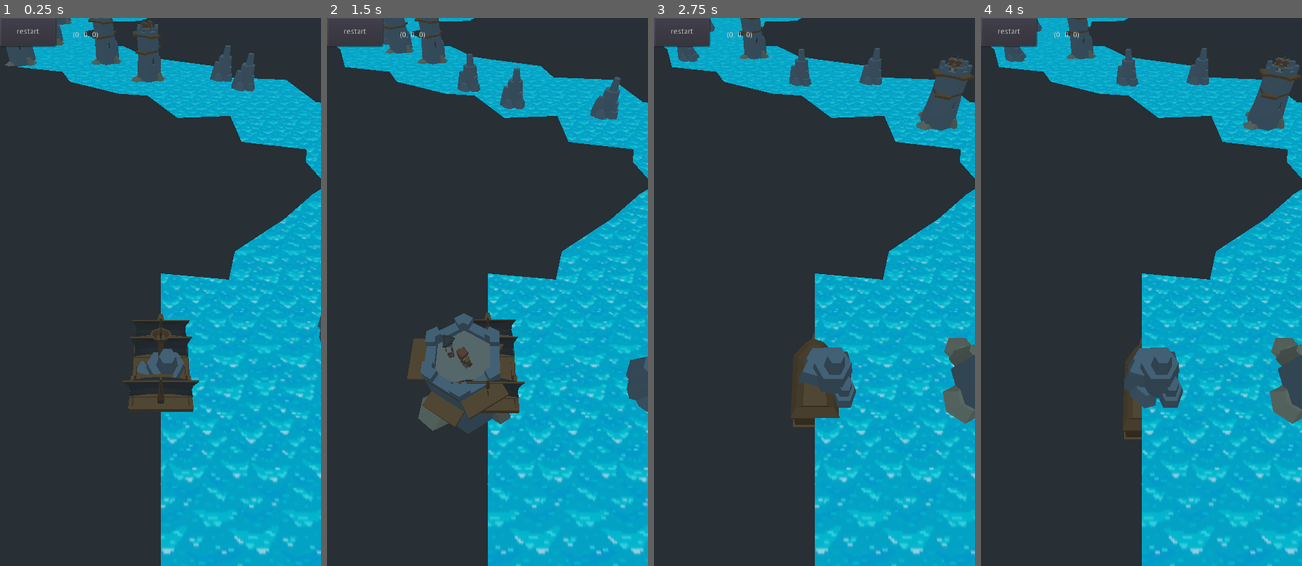
Above: before the commit, frames 1-4 (left to right).
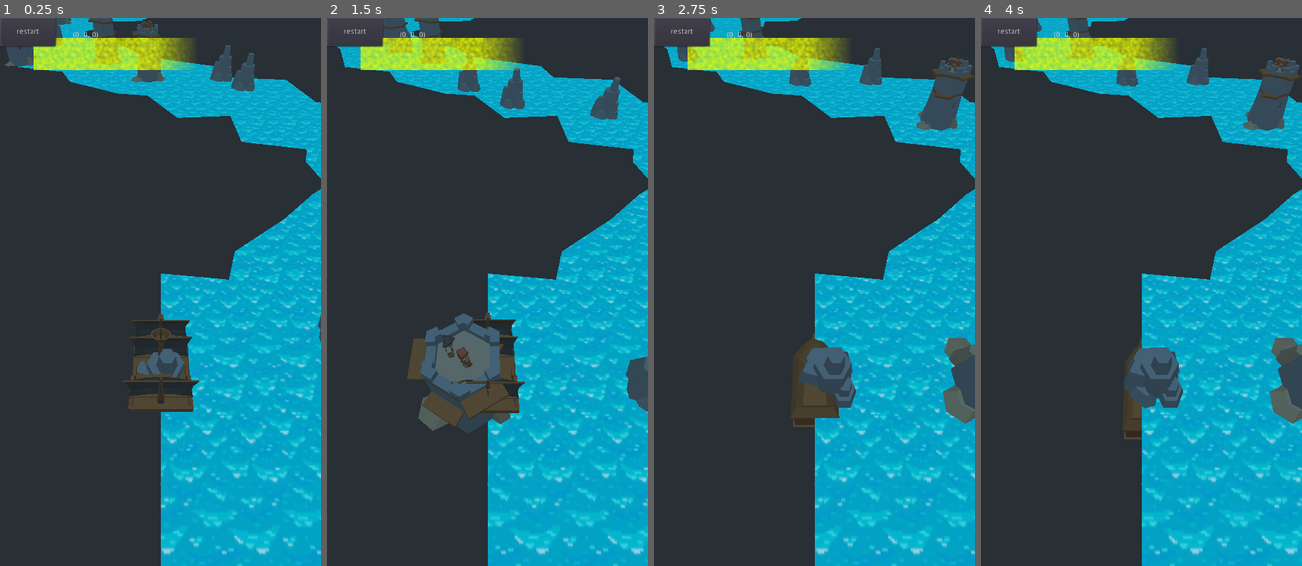
Above: after the commit, the same moments.

Repository: meabefir/Shippy
Game: Godot game, scene res://scenes/MainStage.tscn
Same seed, same stepped clock (60 frames per second), same inputs: the game is played once before the commit and once after it.
Inputs (mouse positions are in pixels of both pictures, inside the frame that each line leads up to):
- Up to frame 1 (0.25 s): no input
- Up to frame 2 (1.5 s): click "restart" at 0.5 s; click "restart" at 1.25 s
- Up to frame 3 (2.75 s): click "restart" at 2 s
- Up to frame 4 (4 s): move the mouse to (1212, 264) at 2.77 s; hold D (right) 2.78-3.53 s; tap Space (shoot) at 2.85, 3.6 s; click (1212, 264) at 2.92 s; move the mouse to (1077, 319) at 3.52 s; hold A (left) from 3.53 s (still down)

The runs differ from the first frame. In frame 1, 2.8% of the frame differs, in the area x 10-61%, y 3-10%; in frame 2, 2.8%; in frame 3, 2.8%; in frame 4, 2.8%.

Commit message:
rush bar and radial minigame tweaks

Diff:
--- a/scenes/gameplay/Boat.gd
+++ b/scenes/gameplay/Boat.gd
@@ -33,6 +33,7 @@
 onready var animationPlayer = $"%AnimationPlayer"
 
 onready var radialMinigame = $"%RadialMinigame"
+onready var rushBar = $"%RushBar"
 
 func setState(new_state):
 	currentState = new_state
--- a/scenes/gameplay/Boat.tscn
+++ b/scenes/gameplay/Boat.tscn
@@ -7,6 +7,8 @@
 [ext_resource path="res://assets/models/pirate_captain.obj" type="ArrayMesh" id=5]
 [ext_resource path="res://scenes/gameplay/shaderTargetingMinigameRadial.gdshader" type="Shader" id=6]
 [ext_resource path="res://scenes/gameplay/RadialMinigame.gd" type="Script" id=7]
+[ext_resource path="res://scenes/gameplay/RushBar.gd" type="Script" id=8]
+[ext_resource path="res://scenes/gameplay/shaderMatRushBar.tres" type="Material" id=9]
 
 [sub_resource type="CapsuleShape" id=1]
 radius = 7.0
@@ -93,10 +95,12 @@
 
 [sub_resource type="ShaderMaterial" id=5]
 shader = ExtResource( 6 )
+shader_param/u_backgroundColor = Color( 1, 1, 0, 1 )
+shader_param/u_targetColor = Color( 0, 0, 1, 1 )
 shader_param/u_pin = 0.538
 shader_param/u_pinMargin = 0.01
-shader_param/u_target = 0.951
-shader_param/u_targetMargin = 0.126
+shader_param/u_target = 0.342
+shader_param/u_targetMargin = 0.347
 
 [node name="boat" type="Spatial" groups=["boat"]]
 script = ExtResource( 2 )
@@ -161,7 +165,7 @@
 anchor_right = 1.0
 anchor_bottom = 1.0
 
-[node name="Control" type="Control" parent="CanvasLayer/Control/VBoxContainer"]
+[node name="_" type="Control" parent="CanvasLayer/Control/VBoxContainer"]
 margin_right = 600.0
 margin_bottom = 615.0
 size_flags_vertical = 3
@@ -173,7 +177,7 @@
 margin_bottom = 927.0
 size_flags_vertical = 3
 
-[node name="Control" type="Control" parent="CanvasLayer/Control/VBoxContainer/HBoxContainer"]
+[node name="_" type="Control" parent="CanvasLayer/Control/VBoxContainer/HBoxContainer"]
 margin_right = 68.0
 margin_bottom = 308.0
 size_flags_horizontal = 3
@@ -189,18 +193,32 @@
 size_flags_vertical = 3
 script = ExtResource( 7 )
 
-[node name="Control2" type="Control" parent="CanvasLayer/Control/VBoxContainer/HBoxContainer"]
+[node name="_2" type="Control" parent="CanvasLayer/Control/VBoxContainer/HBoxContainer"]
 margin_left = 531.0
 margin_right = 600.0
 margin_bottom = 308.0
 size_flags_horizontal = 3
 size_flags_stretch_ratio = 0.15
 
-[node name="Control2" type="Control" parent="CanvasLayer/Control/VBoxContainer"]
+[node name="_2" type="Control" parent="CanvasLayer/Control/VBoxContainer"]
 margin_top = 931.0
 margin_right = 600.0
 margin_bottom = 1024.0
 size_flags_vertical = 3
 size_flags_stretch_ratio = 0.3
 
+[node name="RushBarBackground" type="ColorRect" parent="CanvasLayer/Control"]
+margin_left = 62.0
+margin_top = 37.0
+margin_right = 527.0
+margin_bottom = 97.0
+color = Color( 0, 0.623529, 1, 0 )
+
+[node name="RushBar" type="ColorRect" parent="CanvasLayer/Control/RushBarBackground"]
+unique_name_in_owner = true
+material = ExtResource( 9 )
+anchor_right = 1.0
+anchor_bottom = 1.0
+script = ExtResource( 8 )
+
 [connection signal="area_entered" from="boat_pivot/model_pivot/Area" to="." method="_on_Area_area_entered"]
--- a/scenes/gameplay/RadialMinigame.gd
+++ b/scenes/gameplay/RadialMinigame.gd
@@ -43,7 +43,10 @@
 
 	dir = (randi() % 2 ) * 2 - 1
 
-	speed = max(1, pow(targetMargin, 1.5))
+#	speed = max(1, pow(targetMargin, 1.5))
+#	speed = max(.75, pow(targetMargin, 1.5))
+#	speed = targetMargin * 5
+	speed = 1
 
 func stop():
 	# weird bug that triggered mouse up on game start which in turn triggered this
--- /dev/null
+++ b/scenes/gameplay/RushBar.gd
@@ -0,0 +1,11 @@
+extends ColorRect
+
+tool
+
+onready var shader = material as ShaderMaterial
+
+func _ready() -> void:
+	pass # Replace with function body.
+
+func _process(delta: float) -> void:
+	shader.set_shader_param("u_textureSize", rect_size)
--- /dev/null
+++ b/scenes/gameplay/shaderMatRushBar.tres
@@ -0,0 +1,35 @@
+[gd_resource type="ShaderMaterial" load_steps=6 format=2]
+
+[ext_resource path="res://scenes/gameplay/shaderRushBar.gdshader" type="Shader" id=1]
+
+[sub_resource type="OpenSimplexNoise" id=8]
+seed = 54
+period = 93.6
+persistence = 0.479
+lacunarity = 2.21
+
+[sub_resource type="NoiseTexture" id=9]
+width = 1024
+height = 1024
+seamless = true
+noise = SubResource( 8 )
+
+[sub_resource type="OpenSimplexNoise" id=10]
+seed = 491
+period = 17.2
+persistence = 0.866
+lacunarity = 2.66
+
+[sub_resource type="NoiseTexture" id=11]
+seamless = true
+noise = SubResource( 10 )
+
+[resource]
+shader = ExtResource( 1 )
+shader_param/u_to = Color( 0.921569, 1, 0, 1 )
+shader_param/u_textureSize = Vector2( 465, 60 )
+shader_param/u_progress = 0.662
+shader_param/u_visualProgress = 0.485
+shader_param/u_fadeMargin = 0.142
+shader_param/scrolling_tex = SubResource( 9 )
+shader_param/scrolling_tex2 = SubResource( 11 )
--- /dev/null
+++ b/scenes/gameplay/shaderRushBar.gdshader
@@ -0,0 +1,48 @@
+// NOTE: Shader automatically converted from Godot Engine 3.5.1.stable's CanvasItemMaterial.
+
+shader_type canvas_item;
+render_mode blend_mix;
+
+uniform sampler2D scrolling_tex;
+uniform sampler2D scrolling_tex2;
+
+uniform vec4 u_to: hint_color = vec4(1,1,0,1);
+
+uniform vec2 u_textureSize = vec2(1,1);
+
+uniform float u_progress = .4;
+uniform float u_visualProgress = .25;
+uniform float u_fadeMargin = .05;
+
+void fragment() {
+	vec4 col;
+	col = vec4(vec3(.7),1);
+	vec2 uv = UV;
+
+	float fade_margin = u_progress - u_visualProgress;
+
+	vec2 tex_size = u_textureSize;
+	float ratio = tex_size.x / tex_size.y;
+	uv.x *= ratio;
+	vec2 uv2 = uv;
+	uv.x -= TIME * .2;
+	uv2.x += TIME * 1.2;
+	vec4 tex_col = texture(scrolling_tex, uv);
+//	vec4 tex_col = (texture(scrolling_tex, uv) + texture(scrolling_tex2, uv2)) / 2.;
+
+	float influence = tex_col.r + .2;
+//	col = mix(u_from, u_to, influence);
+	col = mix(texture(SCREEN_TEXTURE, SCREEN_UV), u_to, influence);
+
+
+	if (UV.x > u_progress - fade_margin) {
+		float diff = UV.x - (u_progress - fade_margin);
+		col.a = 1. - pow((diff / fade_margin), 1.);
+	}
+
+//	if (UV.x > u_progress) {
+//		col.a = 0.;
+//	}
+
+	COLOR = col;
+}
--- a/scenes/gameplay/shaderTargetingMinigameRadial.gdshader
+++ b/scenes/gameplay/shaderTargetingMinigameRadial.gdshader
@@ -6,14 +6,15 @@
 const float PI = 3.14159265358979323846;
 const float HALF_PI = PI / 2.;
 
+uniform vec4 u_backgroundColor: hint_color = vec4(1,1,0,1);
+uniform vec4 u_targetColor: hint_color = vec4(0,0,1,1);
+
 uniform float u_pin = .3;
 uniform float u_pinMargin = .02;
 uniform float u_target = .2;
 uniform float u_targetMargin = .1;
 
 void vertex() {
-
-//	VERTEX.y += sin(VERTEX.x) * 100.0;
 
 }
 
@@ -27,27 +28,25 @@
 	vec2 uv = vec2(UV.x, UV.y);
 	uv = vec2(uv.x - .5, 1. - uv.y);
 
-	float d = distance(uv, vec2(0,0));
-	if (d < .3 || d > .5) {
-		col.a = 0.;
-	}
-
 	// from 0 to pi (right to left)
 	float angle = atan(uv.y, uv.x);
 	float normalized_angle = 1. - angle / PI;
 
 	// center it
 	angle -= PI / 2.;
-	angle = HALF_PI * pow(1.1, 3) - abs(angle);
-	angle = angle / PI;
-	col.r = angle;
+	angle = HALF_PI * 1.1 - abs(angle);
+//	angle = abs(angle);
+	angle = angle / HALF_PI;
+	col = (u_backgroundColor * angle);
+//	col.rgb = (u_backgroundColor * angle).rgb;
 
 	// abs diff between angle target and the current angle
 	float diff = abs(normalized_angle - u_target);
-	if (diff < u_targetMargin) {
-		float diff_normalized = 1. - pow(diff, 1.05) / u_targetMargin;
-		col.g = diff_normalized;
+	if (diff < u_targetMargin / 2.) {
+		float diff_normalized = abs(normalized_angle - u_target) / (u_targetMargin / 2.);
+		diff_normalized = pow(diff_normalized, 3.);
 
+		col.rgb = mix(col, u_targetColor, 1. - diff_normalized).rgb;
 	}
 
 	// pin
@@ -56,5 +55,10 @@
 		col.rgb = vec3(0);
 	}
 
+	float d = distance(uv, vec2(0,0));
+	if (d < .3 || d > .5) {
+		col.a = 0.;
+	}
+
 	COLOR = col;
 }
Not shown: 1 places in scenes/gameplay/Boat.tscn that only renumber resources
Not shown, added: Shippy.apk
